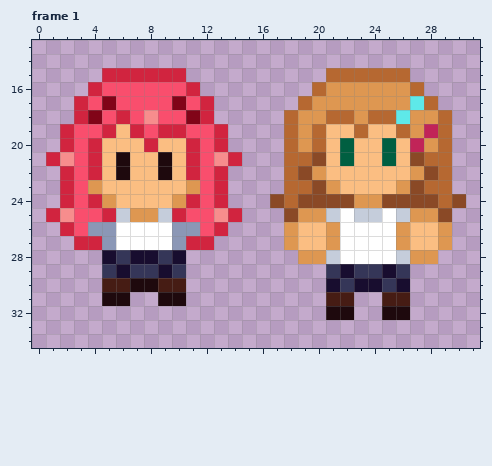
Pixel-art file -- Aseprite/Laura.aseprite. Above: the version before the commit.
48x48 pixels, 2 frames. Shown: frame 1: x 0..31, y 13..34.
The result:
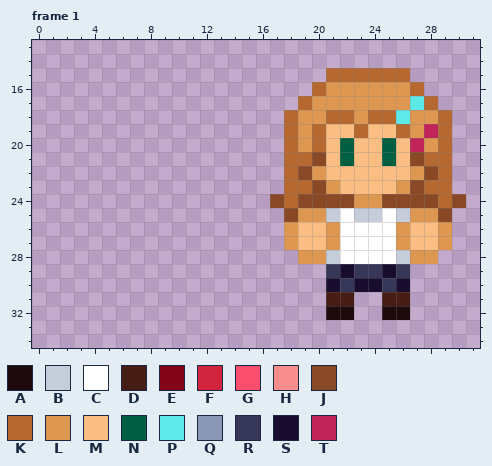
Palette (. is transparent): A #1e090d  B #c5cddb  C #ffffff  D #461c14  E #810418  F #d1243f  G #f94e6d  H #f78d8d  J #8a4926  K #b66831  L #de9751  M #fbbe82  N #005f41  P #5ee9e9  Q #8b97b6  R #353658  S #180d2f  T #c12458
Diff:
--- frame 1, layers "head", "body"
@@ x 0..16 @@
 14 .................
-15 .....FFFFFF......
-16 ....FGGGGGGF.....
-17 ...FGEGGGGEGF....
-18 ...FEGFGHGGEF....
-19 ..FGGFMFGFFGGF...
-20 ..FGFMMMFMMFGF...
-21 .FHGFMAMMAMFGHF..
-22 ..FGFMAMMAMFGF...
-23 ..FGLMMMMMMLGF...
-24 ..FGFLMMMMLFGF...
-25 .FHGGFBLLBFGGHF..
-26 ..FGQQCCCCQQGF...
-27 ...FFQCCCCQFF....
-28 .....SRSSRS......
-29 .....RSRRSR......
-30 .....DDAADD......
-31 .....AA..AA......
+15 .................
+16 .................
+17 .................
+18 .................
+19 .................
+20 .................
+21 .................
+22 .................
+23 .................
+24 .................
+25 .................
+26 .................
+27 .................
+28 .................
+29 .................
+30 .................
+31 .................
 32 .................
Changed places in both pictures, as pixel boxes (x1, y1, x2, y2):
erased: (46, 68, 242, 306)
